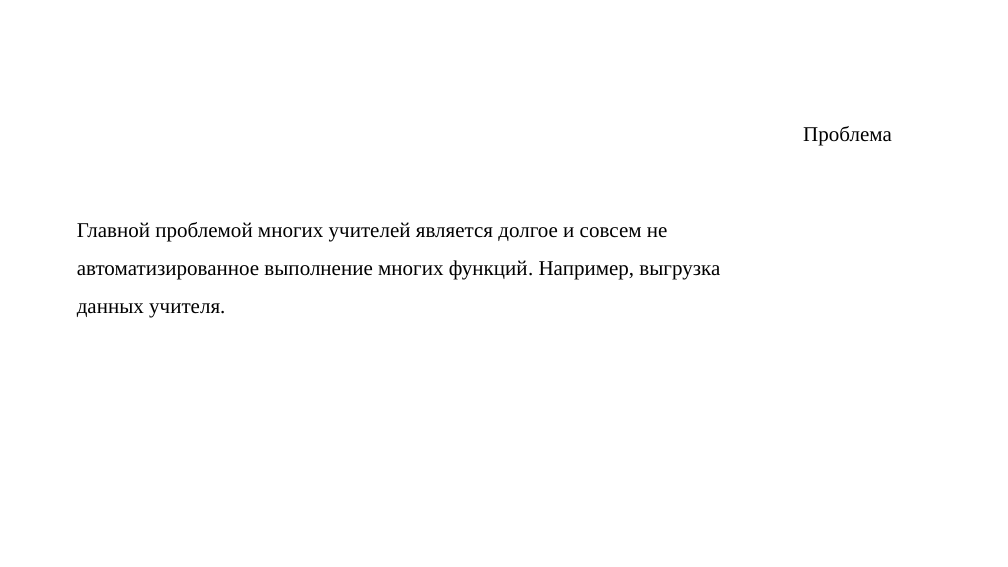
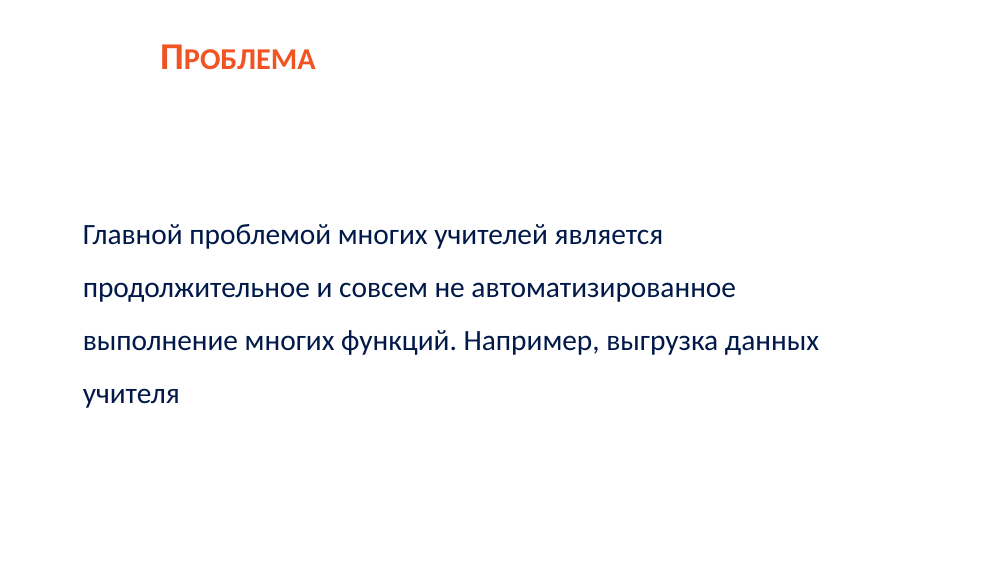
Before and after one commit to saaasssska/helper_by_school, a slide deck: slide 2 of Documentation/project.pptx. Drawn at 1008x567 pixels with LibreOffice and Linux fonts; fonts in the diff are those of the drawing; background and template pictures are left out. Boxes give left, top, right and bottom in pixels: in the first picture for what was removed or moved away, otherwise in the second. Text is boxed around its words. In the diff, an @@ line names an element or a change of style, - is before the commit and + after.

```diff
--- a/Documentation/project.pptx
+++ b/Documentation/project.pptx
@@ text "Проблема": place and size @@
-text "Проблема" at [803, 126, 892, 146]
+text "Проблема" at [153, 27, 373, 81]
@@ text "Проблема" at [153, 27, 373, 81]: size 20 to 36 pt, font Times New Roman to Calibri, text colour #000000 to #F05423, bold on, small capitals on @@
@@ text at [83, 224, 819, 408]: text changed; size 20 to 28 pt; font Times New Roman to Calibri; text colour #000000 to #001949 @@
-Главной проблемой многих учителей является долгое и совсем не автоматизированное выполнение многих функций. Например, выгрузка данных учителя.
+Главной проблемой многих учителей является продолжительное и совсем не автоматизированное выполнение многих функций. Например, выгрузка данных учителя
```
Also in this commit, not shown: 10 other slides changed.
